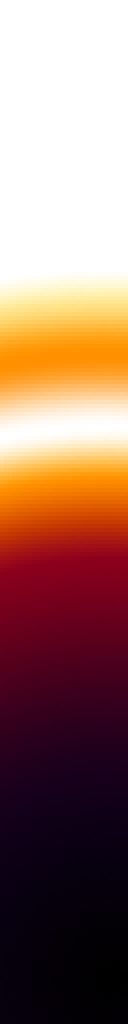
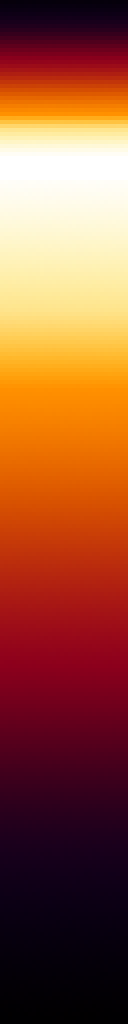
Two versions of the same layered image (128 x 1024). Layer-by-layer changes:
added layer "Layer 2" above "Layer 1" over (0, 0, 128, 156)
painted on "Layer 1" over (0, 180, 128, 1024)
